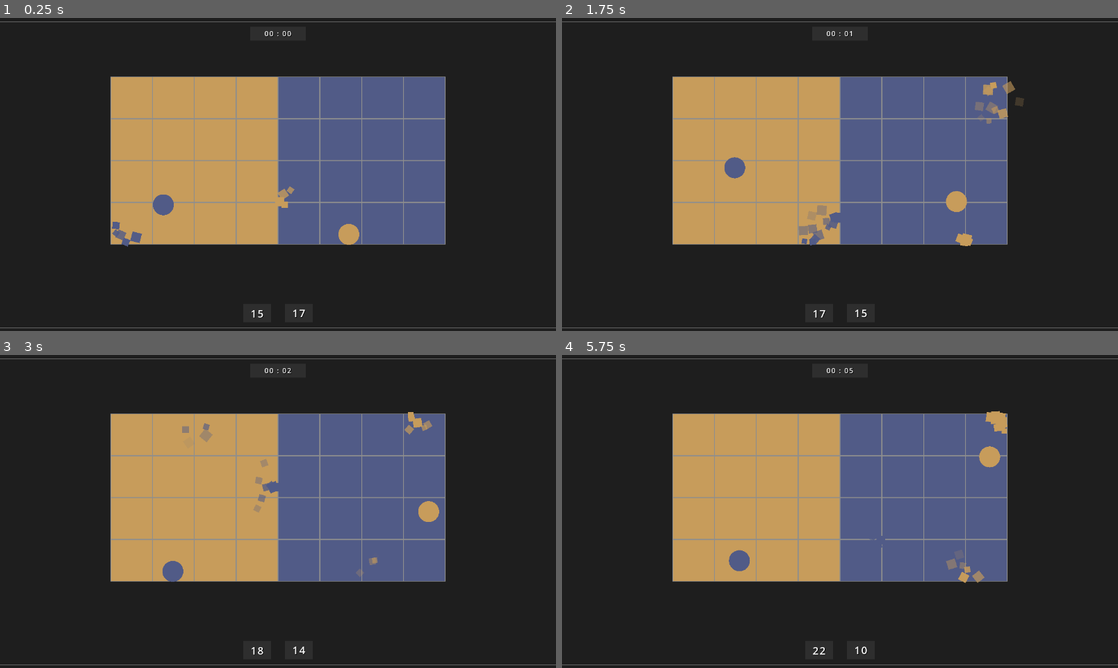
Above: before the commit, frames 1-4 (two rows, left to right).
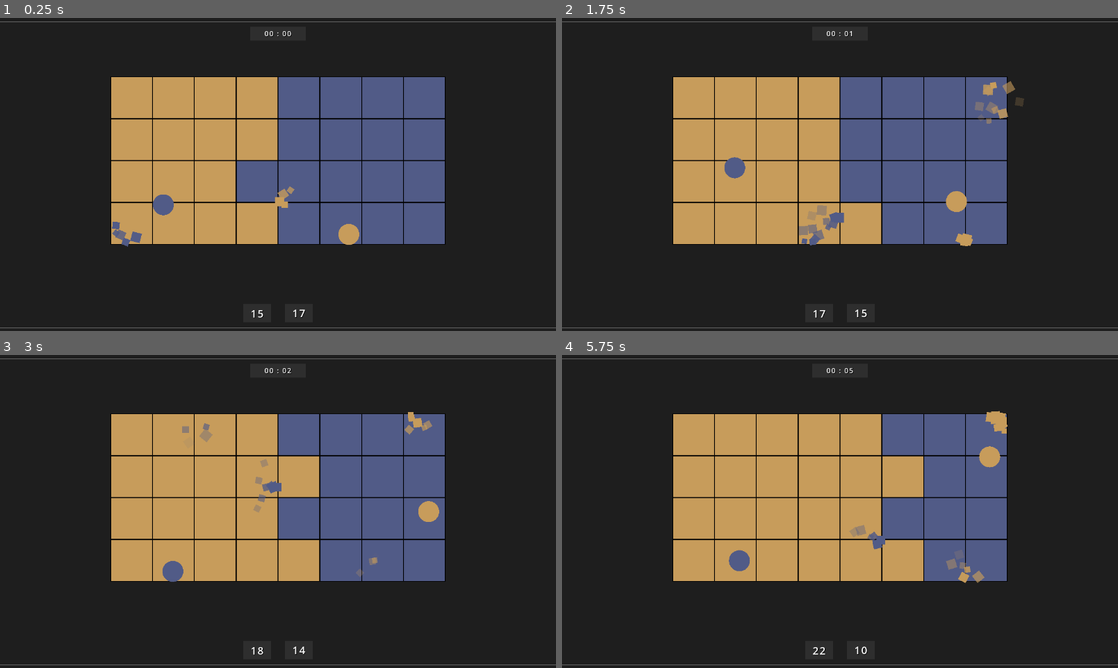
Above: after the commit, the same moments.

Repository: LiteFeather1/night-day-pong
Game: Godot game, scene res://scenes/main.tscn
Same seed, same stepped clock (60 frames per second), same inputs: the game is played once before the commit and once after it.
Inputs:
- Up to frame 1 (0.25 s): no input
- Up to frame 2 (1.75 s): no input
- Up to frame 3 (3 s): no input
- Up to frame 4 (5.75 s): no input

The runs differ from the first frame. In frame 1, 2.7% of the frame differs, in the area x 19-81%, y 18-73%; in frame 2, 2.7%; in frame 3, 3.7%; in frame 4, 7.4%.

Commit message:
correcly drawing background of blocks and redrawing after a block changes state

Diff:
--- a/scenes/block_drawer.gd
+++ b/scenes/block_drawer.gd
@@ -1,12 +1,14 @@
 class_name BlockDrawer
 extends Node2D
 
+
 @export var main: Main
+
 
 @export_range(0.0, 1.0) var stroke: float = .95
 
+
 func _draw() -> void:
-	var length = main.all_blocks.size()
 	var size = main.BLOCK_SIZE * main.block_scale
 	var block_scale = size * stroke
 	var offset = block_scale * .5
@@ -15,17 +17,22 @@
 		var s = Vector2(main.collums * size * 2, main.rows * size)
 		draw_rect(Rect2(Vector2.ZERO, s), main.line_colour)
 
-		for i in length:
+		for i in main.all_blocks.size():
 			for block in main.all_blocks[i]:
 				var p = Vector2(block.position.x - offset, block.position.y - offset)
-				draw_rect(Rect2(p, block_size), main.colours[length - i -1])
+				draw_rect(Rect2(p, block_size), main.colours[(i + 1) % 2])
 	else:
 		var stroke_size = Vector2(size, size)
 		var stroke_offset = size * .5
-		for i in length:
+		for i in main.all_blocks.size():
 			for block in main.all_blocks[i]:
-				var stroke_p = Vector2(block.position.x - stroke_offset, block.position.y - stroke_offset)
+				var stroke_p = Vector2(block.position.x - stroke_offset,
+						block.position.y - stroke_offset)
 				draw_rect(Rect2(stroke_p, stroke_size), main.line_colour)
 
 				var p = Vector2(block.position.x - offset, block.position.y - offset)
-				draw_rect(Rect2(p, block_size), main.colours[length - i -1])
+				draw_rect(Rect2(p, block_size), main.colours[(i + 1) % 2])
+
+
+func redraw() -> void:
+	queue_redraw()
--- a/scenes/main.gd
+++ b/scenes/main.gd
@@ -1,5 +1,7 @@
 class_name Main
 extends Node2D
+
+signal redraw_blocks()
 
 @onready var root: Window = get_tree().get_root()
 
@@ -232,3 +234,5 @@
 
 	main_ui.set_score(from, all_blocks[from].size())
 	main_ui.set_score(to, all_blocks[to].size())
+
+	redraw_blocks.emit()
--- a/scenes/main.tscn
+++ b/scenes/main.tscn
@@ -22,6 +22,7 @@
 collums = 4
 rows = 4
 colours = Array[Color]([Color(0.317647, 0.356863, 0.529412, 1), Color(0.780392, 0.611765, 0.356863, 1)])
+line_colour = Color(0, 0, 0, 1)
 gradient_ball_trail = ExtResource("2_pmfab")
 scale_position = false
 
@@ -53,3 +54,5 @@
 
 [node name="Camera2D" type="Camera2D" parent="."]
 position = Vector2(640, 360)
+
+[connection signal="redraw_blocks" from="." to="block_drawer" method="redraw"]
